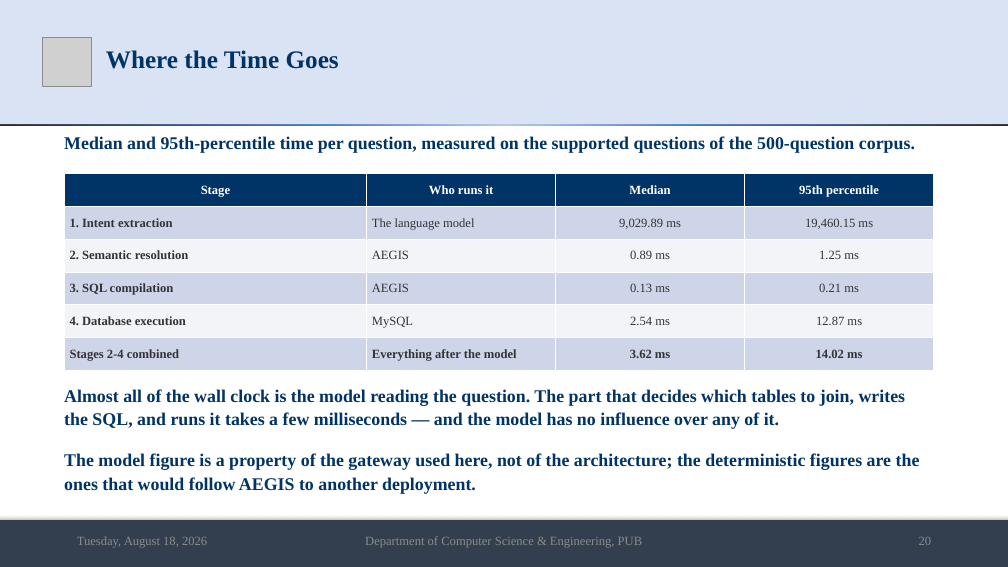
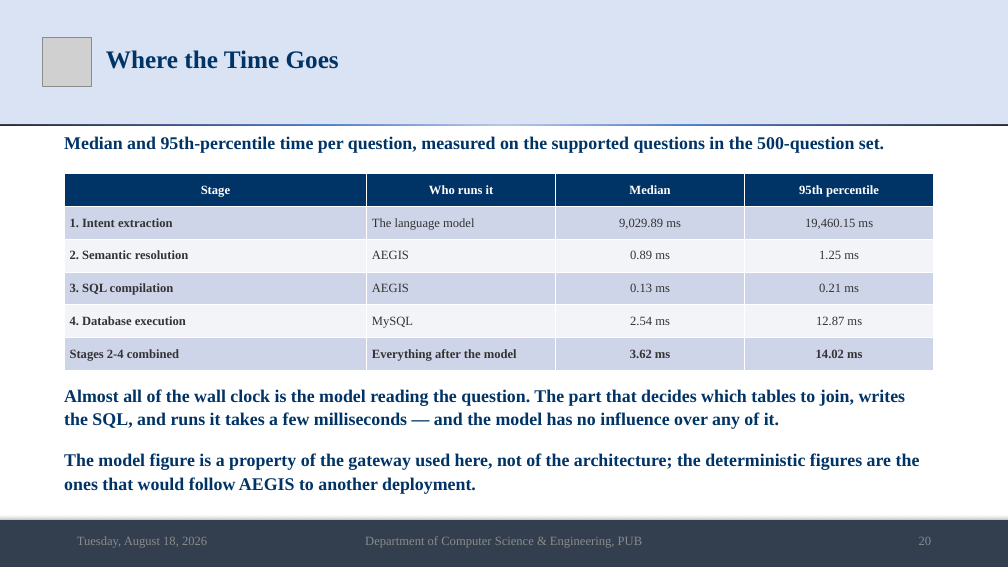
Before and after one commit to md-riaz/AEGIS-Research, a slide deck: slide 20 of docs/scripts/Md_Riaz_Final_Defense_0322310105101024.pptx. Drawn at 1008x567 pixels with LibreOffice and Linux fonts; fonts in the diff are those of the drawing; grey boxes stand for pictures. Boxes give left, top, right and bottom in pixels: in the first picture for what was removed or moved away, otherwise in the second. Text is boxed around its words. In the diff, an @@ line names an element or a change of style, - is before the commit and + after.

```diff
--- a/docs/scripts/Md_Riaz_Final_Defense_0322310105101024.pptx
+++ b/docs/scripts/Md_Riaz_Final_Defense_0322310105101024.pptx
@@ text at <box>64,136,884,153</box>: text changed @@
-Median and 95th-percentile time per question, measured on the supported questions of the 500-question corpus.
+Median and 95th-percentile time per question, measured on the supported questions in the 500-question set.
```
Also in this commit, not shown: 4 other slides changed, 2 other files.
